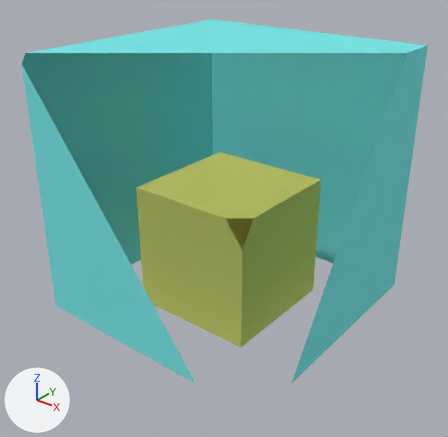
The Blender file zzz_blenderfds/predefined/bf_startup.blend: old version first, new version second.
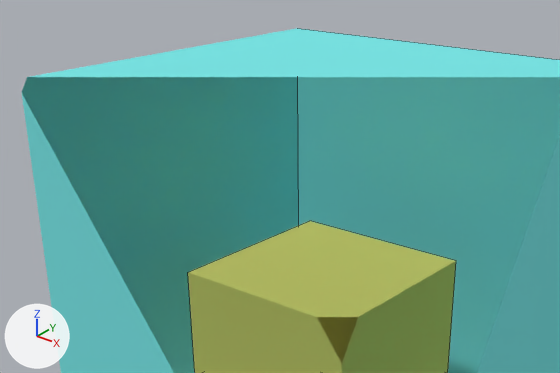
Each version appears first whole from a 50 mm camera at (5.39, -6.89, 5.64) aimed at (0.07, -0.24, 1.52), and next in a close-up on the part from 2% to 88% of the width and 0% to 59% of the height. Every picture has the same lights, and +X, +Y and +Z are marked at lower left. The close-ups show mesh edges as thin lines. Everything nearer to the camera than a plane just in front of the edit is cut away.

Names of what the first close-up shows: 'Cube', 'Domain boundary conditions'.
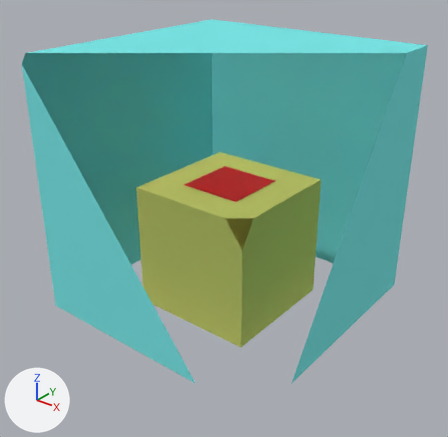
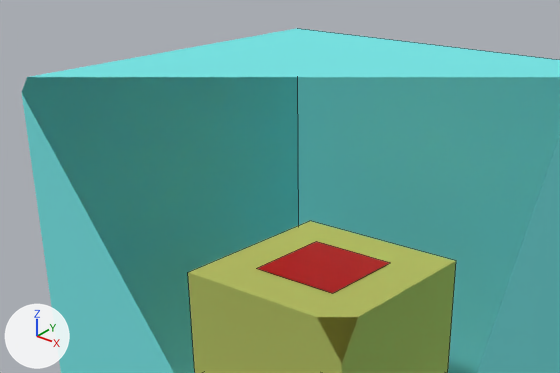
Changed parts and their boxes (x1, y1, x2, y2) in the close-ups (560 x 373 px):
'Burner', added (red)
    after: (257, 241, 390, 293)

Patch to the scene script:
```diff
--- a/zzz_blenderfds/predefined/bf_startup.blend.py
+++ b/zzz_blenderfds/predefined/bf_startup.blend.py
@@ mat_burner @@
+mat_burner = principled_material('Burner')
+mat_burner.base_color = (0.8, 0.0, 0.0)  # red #e70000
@@ me_plane_002 @@
+me_plane_002.from_pydata([(-1.0, -1.0, 0.0), (1.0, -1.0, 0.0), (-1.0, 1.0, 0.0), (1.0, 1.0, 0.0)], [], [(0, 1, 3, 2)])
+me_plane_002.materials.append(mat_burner)  # red #e70000
@@ ob_burner @@
+ob_burner = bpy.data.objects.new('Burner', me_plane_002)
+ob_burner.location = (0.0, 0.0, 2.01)
+ob_burner.scale = (0.5, 0.5, 1.0)
+ob_burner.show_transparent = True
```
